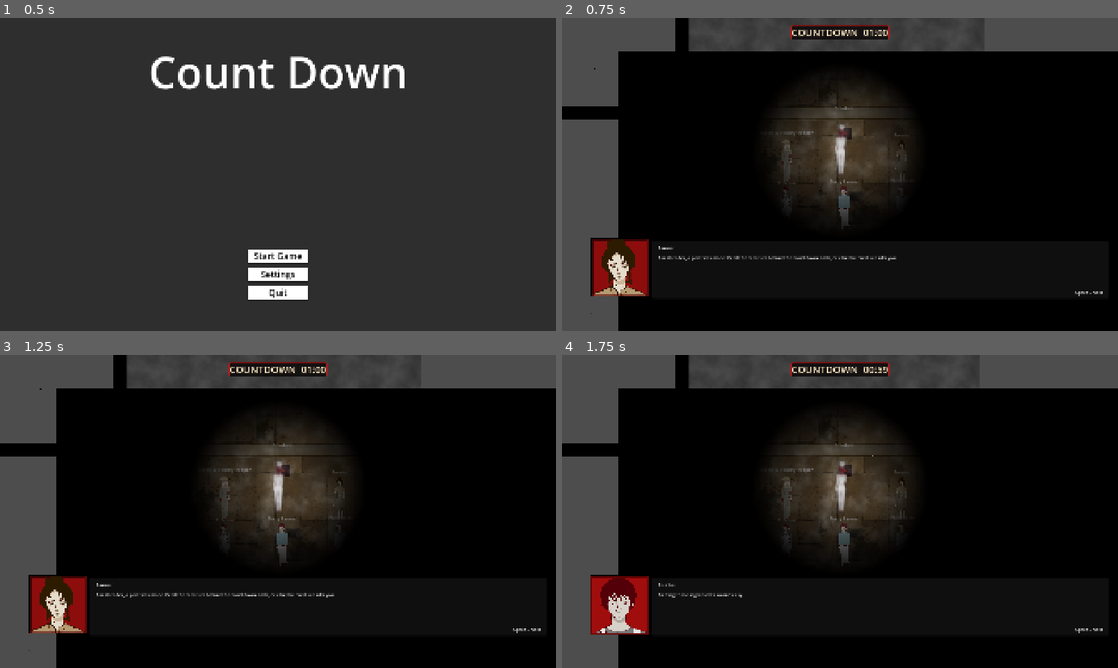
Above: before the commit, frames 1-4 (two rows, left to right).
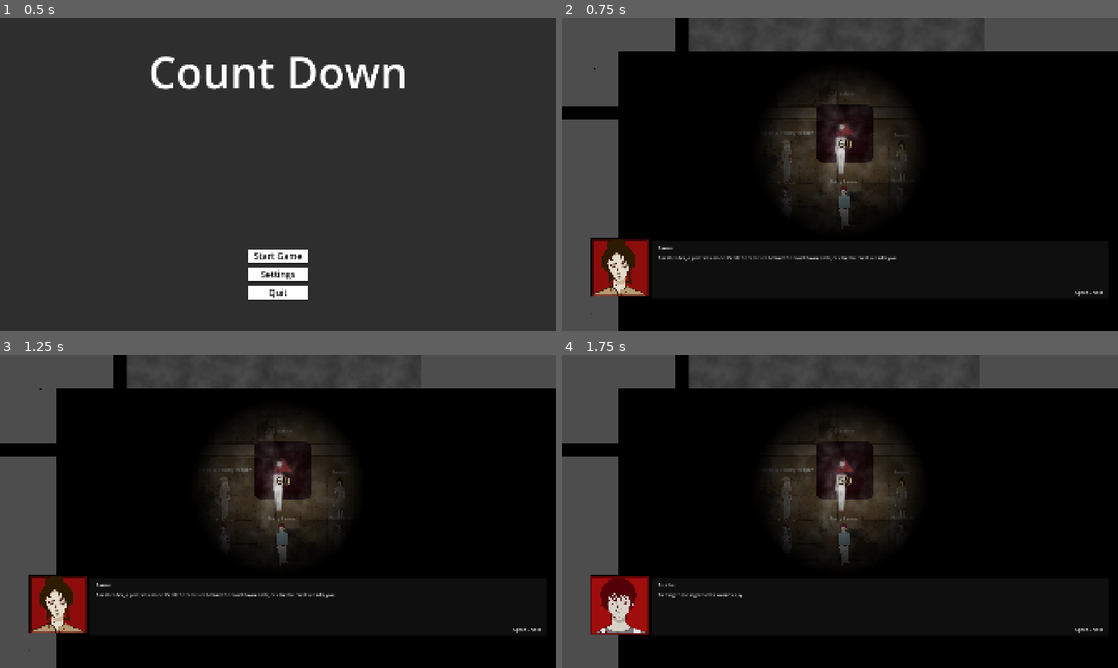
Above: after the commit, the same moments.

Repository: HackMan1248-AK/GMTK-2026
Game: Godot game, scene res://scenes/levels/main_menu.tscn
The game is run twice, just before and just after one commit, with the same random seed, the same clock (stepped at 60 frames per second) and the same inputs. The engine's default icon, where the game draws it, is replaced by a stand-in: a white triangle on a blue panel in a dark square.
Inputs (mouse positions are in pixels of both pictures, inside the frame that each line leads up to):
- Up to frame 1 (0.5 s): no input
- Up to frame 2 (0.75 s): click "Start Game" at 0.5 s
- Up to frame 3 (1.25 s): no input
- Up to frame 4 (1.75 s): tap Enter (ui_accept) at 1.25, 1.52 s; move the mouse to (962, 495) at 1.27 s; hold D (Right) from 1.28 s (still down); hold Space (DialogueNext) from 1.28 s (still down)

Frame 1 is identical in both runs. In frame 2, 2.4% of the frame differs, in the area x 41-59%, y 2-47%; in frame 3, 2.4%; in frame 4, 2.4%.

Commit message:
Place countdown on creature belly

Diff:
--- a/scenes/npc/creature.tscn
+++ b/scenes/npc/creature.tscn
@@ -6,22 +6,53 @@
 [sub_resource type="CircleShape2D" id="CircleShape2D_interact"]
 radius = 96.0
 
+[sub_resource type="SpriteFrames" id="SpriteFrames_creature"]
+animations = [{
+"frames": [{
+"duration": 1.0,
+"texture": ExtResource("4_icon")
+}, {
+"duration": 1.0,
+"texture": ExtResource("4_icon")
+}],
+"loop": true,
+"name": &"idle",
+"speed": 2.0
+}]
+
 [node name="Creature" type="Node2D" unique_id=1564037910]
 script = ExtResource("1_npc_dialogue")
 first_dialogue_file = "res://dialogues/creature.json"
 repeat_dialogue_file = "res://dialogues/creature_repeat.json"
 
-[node name="Sprite2D" type="Sprite2D" parent="." unique_id=1737028132]
+[node name="AnimatedSprite2D" type="AnimatedSprite2D" parent="." unique_id=1737028132]
 modulate = Color(0.505882, 0.0588235, 0.0588235, 1)
 y_sort_enabled = true
-scale = Vector2(0.34, 0.34)
-texture = ExtResource("4_icon")
+scale = Vector2(1.55, 1.55)
+sprite_frames = SubResource("SpriteFrames_creature")
+animation = &"idle"
+autoplay = "idle"
+
+[node name="BellyCountdownLabel" type="Label" parent="."]
+z_index = 10
+offset_left = -54.0
+offset_top = 8.0
+offset_right = 54.0
+offset_bottom = 58.0
+theme_override_colors/font_color = Color(0.055, 0.015, 0.015, 1)
+theme_override_colors/font_shadow_color = Color(1, 0.93, 0.72, 0.85)
+theme_override_constants/shadow_offset_x = 2
+theme_override_constants/shadow_offset_y = 2
+theme_override_font_sizes/font_size = 38
+text = "60"
+horizontal_alignment = 1
+vertical_alignment = 1
 
 [node name="NameLabel" type="Label" parent="." unique_id=135943284]
-offset_left = -64.0
-offset_top = -100.0
-offset_right = 64.0
-offset_bottom = -77.0
+offset_left = -96.0
+offset_top = -150.0
+offset_right = 96.0
+offset_bottom = -127.0
 text = "Creature"
 horizontal_alignment = 1
 
--- a/scenes/ui/countdown_manager.tscn
+++ b/scenes/ui/countdown_manager.tscn
@@ -3,12 +3,7 @@
 [ext_resource type="Script" path="res://scripts/countdown_manager.gd" id="1_countdown_manager"]
 
 [sub_resource type="StyleBoxFlat" id="StyleBoxFlat_timer"]
-bg_color = Color(0.0509804, 0.0352941, 0.0352941, 0.86)
-border_width_left = 2
-border_width_top = 2
-border_width_right = 2
-border_width_bottom = 2
-border_color = Color(0.8, 0.0705882, 0.0705882, 1)
+bg_color = Color(1, 1, 1, 0)
 corner_radius_top_left = 6
 corner_radius_top_right = 6
 corner_radius_bottom_right = 6
@@ -31,18 +26,17 @@
 script = ExtResource("1_countdown_manager")
 
 [node name="TimerLabel" type="Label" parent="."]
-anchors_preset = 5
-anchor_left = 0.5
-anchor_right = 0.5
-offset_left = -170.0
+offset_left = 890.0
 offset_top = 24.0
-offset_right = 170.0
-offset_bottom = 76.0
-grow_horizontal = 2
-theme_override_colors/font_color = Color(1, 0.92549, 0.776471, 1)
-theme_override_font_sizes/font_size = 34
+offset_right = 1030.0
+offset_bottom = 70.0
+theme_override_colors/font_color = Color(0.0666667, 0.0156863, 0.0156863, 1)
+theme_override_colors/font_shadow_color = Color(1, 0.92549, 0.752941, 0.65)
+theme_override_constants/shadow_offset_x = 1
+theme_override_constants/shadow_offset_y = 1
+theme_override_font_sizes/font_size = 28
 theme_override_styles/normal = SubResource("StyleBoxFlat_timer")
-text = "COUNTDOWN  01:00"
+text = "01:00"
 horizontal_alignment = 1
 vertical_alignment = 1
 
--- a/scripts/countdown_manager.gd
+++ b/scripts/countdown_manager.gd
@@ -10,6 +10,10 @@
 @export var game_scene_name: String = "GameScene"
 @export var main_menu_path: String = "res://scenes/levels/main_menu.tscn"
 @export var game_scene_path: String = "res://scenes/levels/game_scene.tscn"
+@export var creature_path: NodePath = ^"NPC/Creature"
+@export var creature_countdown_label_path: NodePath = ^"BellyCountdownLabel"
+@export var creature_belly_offset: Vector2 = Vector2(0.0, 28.0)
+@export var fallback_screen_position: Vector2 = Vector2(960.0, 48.0)
 
 @onready var timer_label: Label = $TimerLabel
 @onready var added_time_label: Label = $AddedTimeLabel
@@ -39,6 +43,7 @@
 func _process(delta: float) -> void:
 	# Autoload watches for the gameplay scene so menus do not show the timer.
 	_update_scene_state()
+	_position_timer_on_creature()
 
 	if not countdown_running or game_over:
 		return
@@ -102,8 +107,13 @@
 
 func _connect_recipe_signal() -> void:
 	# QuestManager owns recipe completion; countdown only listens to that event.
-	if not QuestManager.recipe_completed.is_connected(_on_recipe_completed):
-		QuestManager.recipe_completed.connect(_on_recipe_completed)
+	var quest_manager: Node = get_node_or_null("/root/QuestManager")
+	if quest_manager == null or not quest_manager.has_signal("recipe_completed"):
+		return
+
+	var callback := Callable(self, "_on_recipe_completed")
+	if not quest_manager.is_connected("recipe_completed", callback):
+		quest_manager.connect("recipe_completed", callback)
 
 
 func _setup_buttons() -> void:
@@ -146,9 +156,48 @@
 		return
 
 	var total_seconds: int = ceili(time_left)
-	var minutes: int = floori(float(total_seconds) / 60.0)
-	var seconds: int = total_seconds % 60
-	timer_label.text = "COUNTDOWN  %02d:%02d" % [minutes, seconds]
+	var countdown_text: String = str(total_seconds)
+	timer_label.text = countdown_text
+
+	var belly_label: Label = _get_creature_countdown_label()
+	if belly_label != null:
+		belly_label.text = countdown_text
+
+
+func _position_timer_on_creature() -> void:
+	# Keep the timer on the creature's belly/white area instead of at the top of the screen.
+	if timer_label == null:
+		return
+
+	var center_position: Vector2 = fallback_screen_position
+	var current_scene: Node = get_tree().current_scene
+	if current_scene != null and current_scene.name == game_scene_name:
+		var creature: Node2D = current_scene.get_node_or_null(creature_path)
+		if creature != null:
+			center_position = creature.get_global_transform_with_canvas().origin + creature_belly_offset
+			var belly_label: Label = creature.get_node_or_null(creature_countdown_label_path)
+			if belly_label != null:
+				timer_label.visible = false
+			else:
+				timer_label.visible = true
+	else:
+		timer_label.visible = true
+
+	timer_label.position = center_position - (timer_label.size * 0.5)
+	if added_time_label != null:
+		added_time_label.position.x = center_position.x - (added_time_label.size.x * 0.5)
+
+
+func _get_creature_countdown_label() -> Label:
+	var current_scene: Node = get_tree().current_scene
+	if current_scene == null or current_scene.name != game_scene_name:
+		return null
+
+	var creature: Node = current_scene.get_node_or_null(creature_path)
+	if creature == null:
+		return null
+
+	return creature.get_node_or_null(creature_countdown_label_path)
 
 
 func _show_added_time(seconds: float) -> void:
@@ -161,12 +210,12 @@
 	added_time_label.text = "+%d SECONDS" % int(seconds)
 	added_time_label.visible = true
 	added_time_label.modulate.a = 1.0
-	added_time_label.position.y = 78.0
+	added_time_label.position.y = timer_label.position.y - 34.0
 
 	added_time_tween = create_tween()
 	added_time_tween.set_pause_mode(Tween.TWEEN_PAUSE_PROCESS)
 	added_time_tween.set_parallel(true)
 	added_time_tween.tween_property(added_time_label, "modulate:a", 0.0, 1.2)
-	added_time_tween.tween_property(added_time_label, "position:y", 54.0, 1.2)
+	added_time_tween.tween_property(added_time_label, "position:y", timer_label.position.y - 58.0, 1.2)
 	await added_time_tween.finished
 	added_time_label.visible = false
Not shown: 1 places in scenes/npc/creature.tscn that only renumber resources
